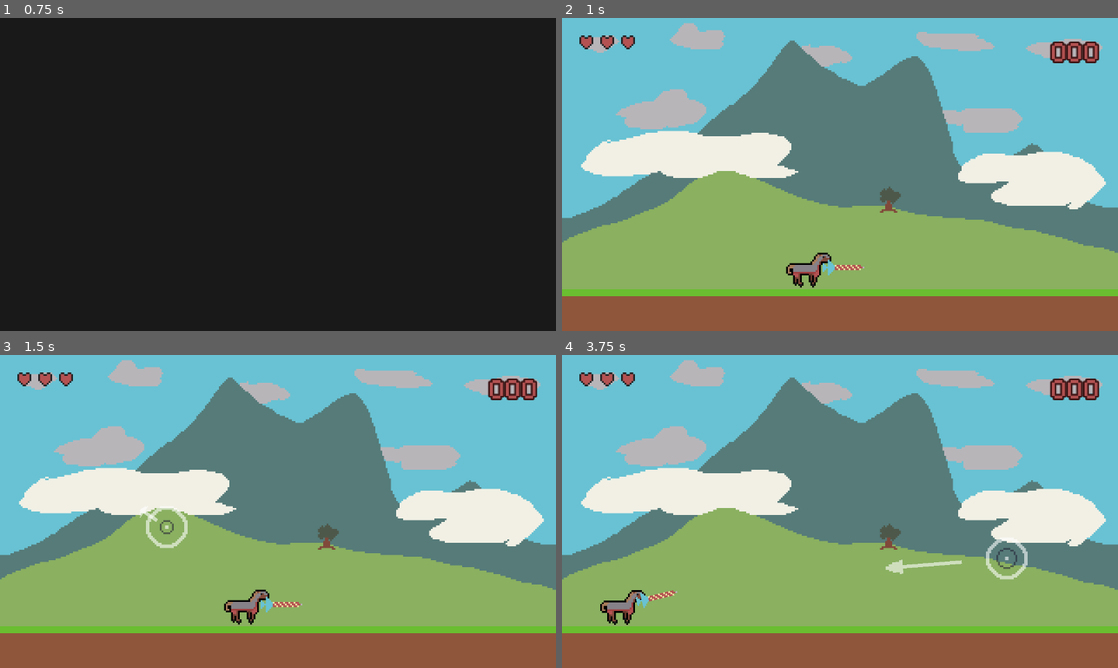
Above: before the commit, frames 1-4 (two rows, left to right).
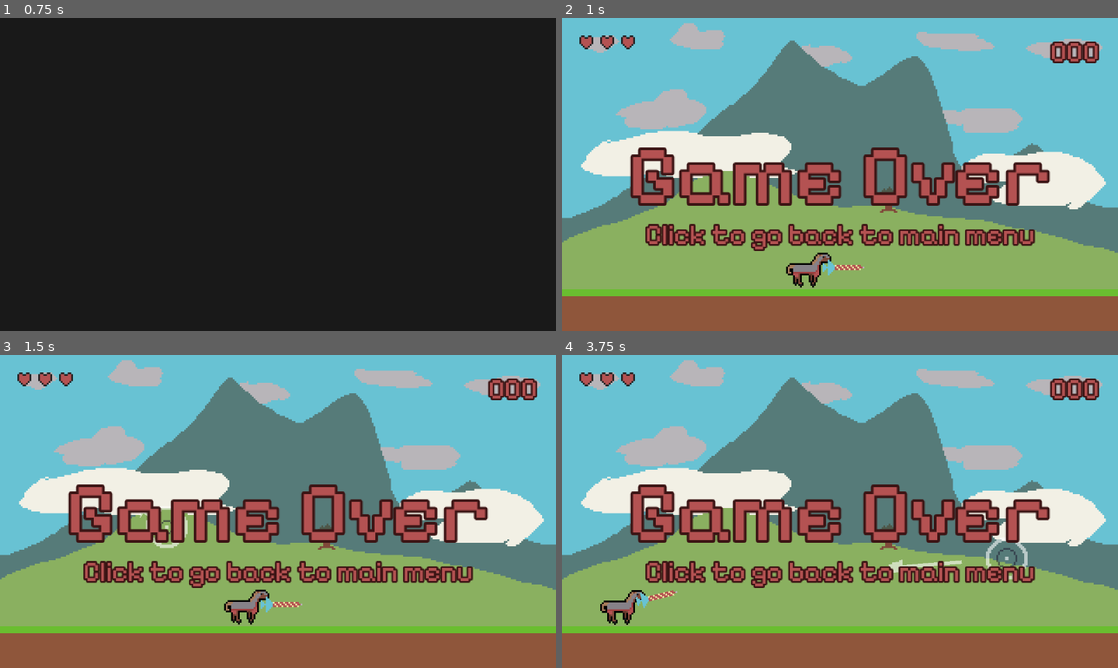
Above: after the commit, the same moments.

Repository: ErwinPrograms/Mini-Jam-205-Horses
Game: Godot game, scene res://scenes/views/main_menu.tscn
Same seed, same stepped clock (60 frames per second), same inputs: the game is played once before the commit and once after it. Sound files missing from this copy of the repository are replaced by a short silence.
Inputs (mouse positions are in pixels of both pictures, inside the frame that each line leads up to):
- Up to frame 1 (0.75 s): tap Enter (ui_accept) at 0.5 s; drag from (278, 174) to (333, 105) at 0.52 s
- Up to frame 2 (1 s): no input
- Up to frame 3 (1.5 s): tap Enter (ui_accept) at 1.25 s; drag from (166, 527) to (278, 602) at 1.27 s
- Up to frame 4 (3.75 s): tap Enter (ui_accept) at 2, 2.75, 3.5 s; move the mouse to (895, 442) at 2.02 s; press the mouse at (895, 442) at 2.03 s; hold Left (ui_left) 2.03-2.75 s; release the mouse at (895, 442) at 2.75 s; drag from (812, 574) to (667, 608) at 2.77 s; move the mouse to (1006, 558) at 3.52 s; press the mouse at (1006, 558) at 3.53 s; hold Right (ui_right) from 3.53 s (still down)

Frame 1 is identical in both runs. In frame 2, 11% of the frame differs, in the area x 12-88%, y 41-75%; in frame 3, 11%; in frame 4, 11%.

Commit message:
Update game over screen to show user how to go to main menu

Diff:
--- a/scenes/ui/game_over_screen.tscn
+++ b/scenes/ui/game_over_screen.tscn
@@ -2,6 +2,7 @@
 
 [ext_resource type="FontFile" uid="uid://c8ohfea5gxd3t" path="res://assets/fonts/PixelifySans-VariableFont_wght.ttf" id="1_dnrai"]
 [ext_resource type="Script" uid="uid://dowcwfbv6od4r" path="res://scenes/ui/game_over_screen.gd" id="1_sopbp"]
+[ext_resource type="LabelSettings" uid="uid://bdtfnb0bua6k0" path="res://resources/themes/red-16.tres" id="3_bllgf"]
 
 [sub_resource type="LabelSettings" id="LabelSettings_sopbp"]
 font = ExtResource("1_dnrai")
@@ -11,7 +12,6 @@
 outline_color = Color(0.22962222, 0.07761075, 0.07892414, 1)
 
 [node name="GameOverScreen" type="Control" unique_id=1623709558]
-visible = false
 layout_mode = 3
 anchors_preset = 15
 anchor_right = 1.0
@@ -36,3 +36,22 @@
 grow_vertical = 2
 text = "Game Over"
 label_settings = SubResource("LabelSettings_sopbp")
+
+[node name="Label" type="Label" parent="." unique_id=338096490]
+layout_mode = 1
+anchors_preset = 8
+anchor_left = 0.5
+anchor_top = 0.5
+anchor_right = 0.5
+anchor_bottom = 0.5
+offset_left = -112.5
+offset_top = -11.5
+offset_right = 112.5
+offset_bottom = 11.5
+grow_horizontal = 2
+grow_vertical = 2
+text = "
+
+
+Click to go back to main menu"
+label_settings = ExtResource("3_bllgf")
